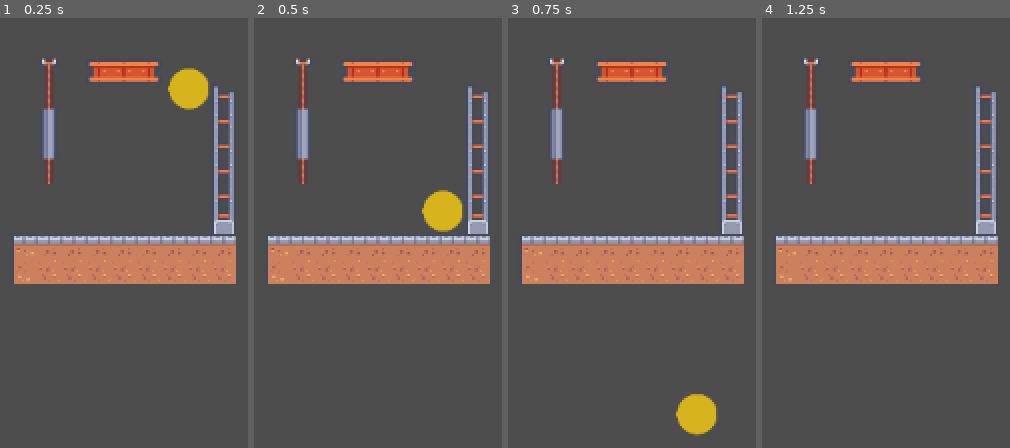
Above: before the commit, frames 1-4 (left to right).
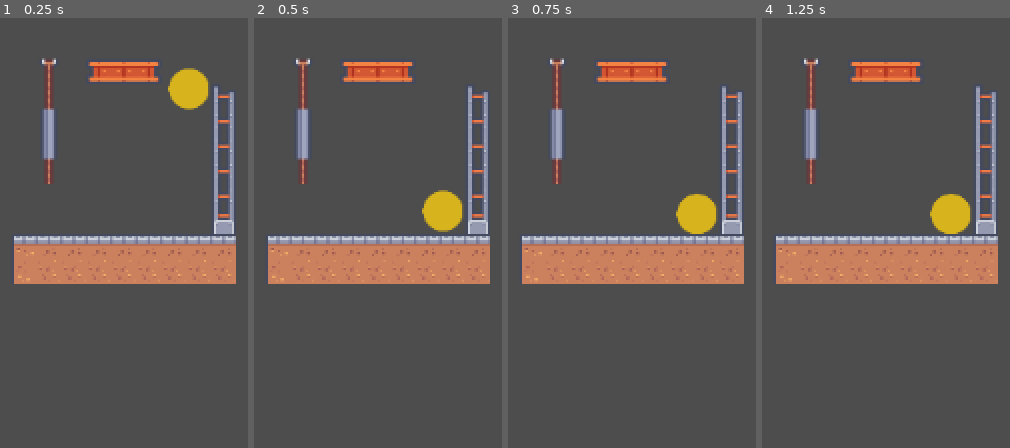
Above: after the commit, the same moments.

Repository: TDLaouer/Guillotines
Game: Godot game, scene res://experimental_level.tscn
Same seed, same stepped clock (60 frames per second), same inputs: the game is played once before the commit and once after it.
Inputs:
- Up to frame 1 (0.25 s): no input
- Up to frame 2 (0.5 s): no input
- Up to frame 3 (0.75 s): no input
- Up to frame 4 (1.25 s): no input

Frames 1-2 are identical in both runs. In frame 3, 2.5% of the frame differs, in the area x 67-84%, y 40-98%; in frame 4, 1.2%.

Commit message:
[LD] Changement collision basic object 2D

Diff:
--- a/experimental_level.tscn
+++ b/experimental_level.tscn
@@ -1,9 +1,7 @@
-[gd_scene load_steps=4 format=3 uid="uid://cka3c5x26oord"]
+[gd_scene load_steps=3 format=3 uid="uid://cka3c5x26oord"]
 
 [ext_resource type="TileSet" uid="uid://c7ehr1ecrqptw" path="res://assets/tiles/default_tileset.tres" id="1_rq0lv"]
 [ext_resource type="Texture2D" uid="uid://cv7sqpf0afnsl" path="res://assets/others/simple_circle.png" id="2_toiaj"]
-
-[sub_resource type="CircleShape2D" id="CircleShape2D_wm4p8"]
 
 [node name="Node2D" type="Node2D"]
 position = Vector2(33, -12)
@@ -16,10 +14,12 @@
 [node name="RigidBody2D" type="RigidBody2D" parent="."]
 position = Vector2(34, -77)
 
-[node name="CollisionShape2D" type="CollisionShape2D" parent="RigidBody2D"]
-shape = SubResource("CircleShape2D_wm4p8")
-
 [node name="Sprite2D" type="Sprite2D" parent="RigidBody2D"]
 position = Vector2(238, 448)
 scale = Vector2(0.29, 0.29)
 texture = ExtResource("2_toiaj")
+
+[node name="CollisionPolygon2D" type="CollisionPolygon2D" parent="RigidBody2D"]
+position = Vector2(238, 448)
+scale = Vector2(0.29, 0.29)
+polygon = PackedVector2Array(34, -43.3, 34, -41.9, 44, -32.9, 44, -30.5, 50, -20.8, 50, 19.4, 43.3, 34, 41.9, 34, 32.9, 44, 30.5, 44, 20.8, 50, -21.3, 50, -34, 43.2, -34, 41.9, -44, 32.9, -44, 30.5, -50, 20.8, -50, -19.4, -43.3, -34, -41.9, -34, -32.9, -44, -30.5, -44, -19.4, -50, 19.4, -50)
